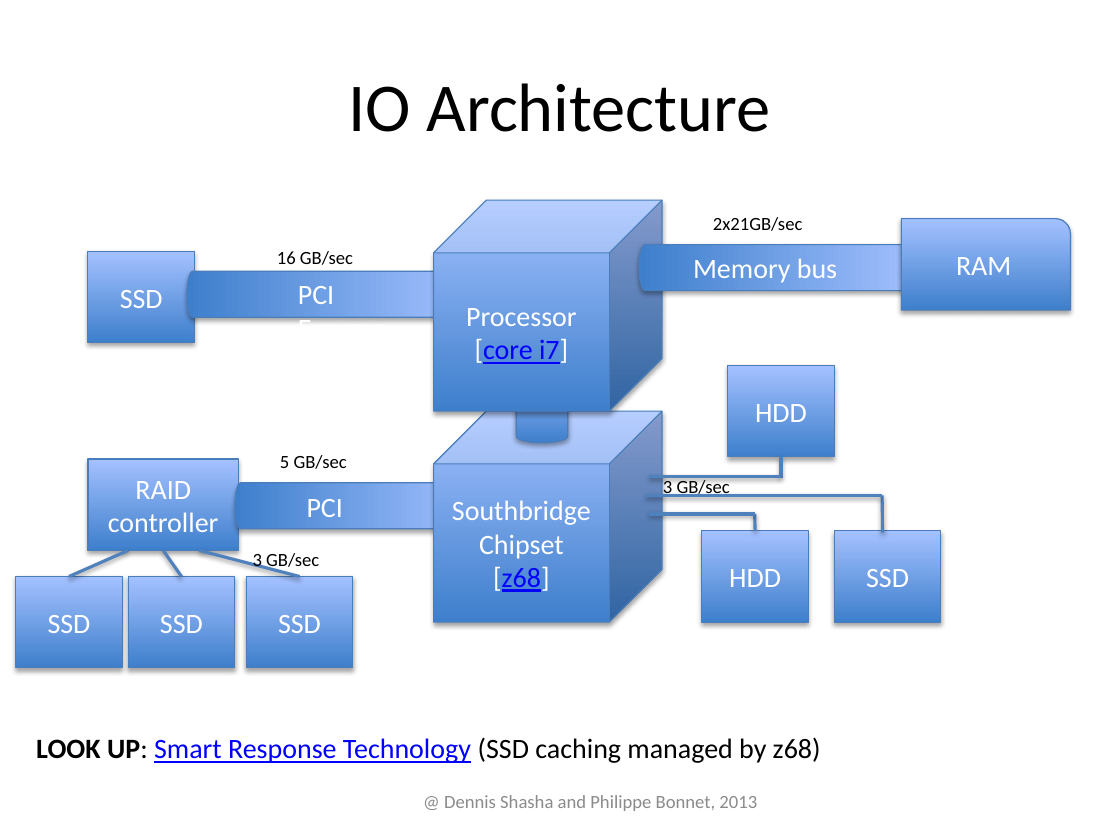
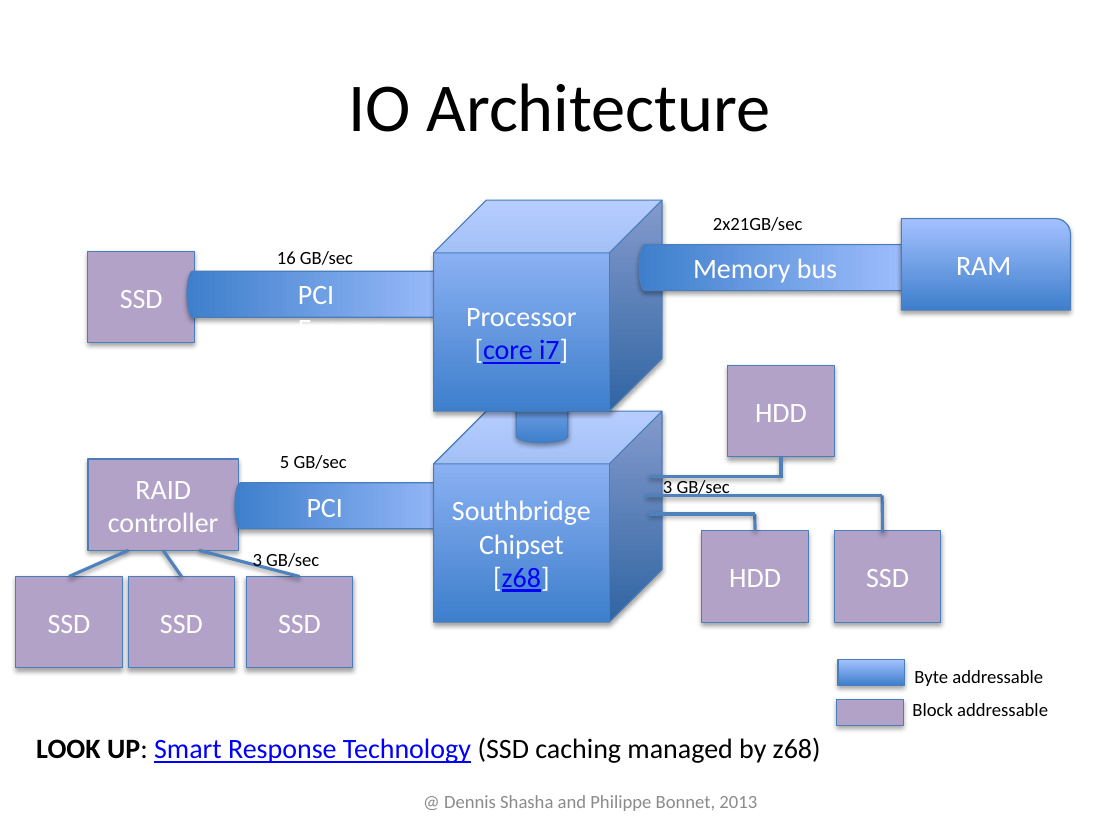
Before and after one commit to phbonnet/tuning, a slide deck: slide 3 of Slides/TuningTheGuts.pptx. Drawn at 1120x840 pixels with LibreOffice and Linux fonts; fonts in the diff are those of the drawing. Boxes give left, top, right and bottom in pixels: in the first picture for what was removed or moved away, otherwise in the second. Text is boxed around its words. In the diff, an @@ line names an element or a change of style, - is before the commit and + after.

```diff
--- a/Slides/TuningTheGuts.pptx
+++ b/Slides/TuningTheGuts.pptx
@@ fill gradient #3F80CE to #A4C4FF to #B3A2C7 in 8 elements at [88, 459, 239, 551], [88, 251, 195, 343], [16, 577, 122, 669], [246, 577, 353, 669], [702, 531, 809, 623], [728, 365, 834, 457], [128, 577, 234, 669], [834, 531, 941, 623] @@
@@ rectangle added at [838, 660, 904, 685], fill gradient #3F80CE to #A4C4FF, outline #4B7EBC 0.75 pt @@
@@ text added at [914, 670, 1043, 686], 12 pt, text #000000 @@
+Byte addressable
@@ rectangle added at [837, 699, 903, 725], fill #B3A2C7, outline #4B7EBC 0.75 pt @@
@@ text added at [912, 703, 1048, 716], 12 pt, text #000000 @@
+Block addressable
```
Also in this commit, not shown: 3 other slides changed, 4 slides added, 11 other files.
